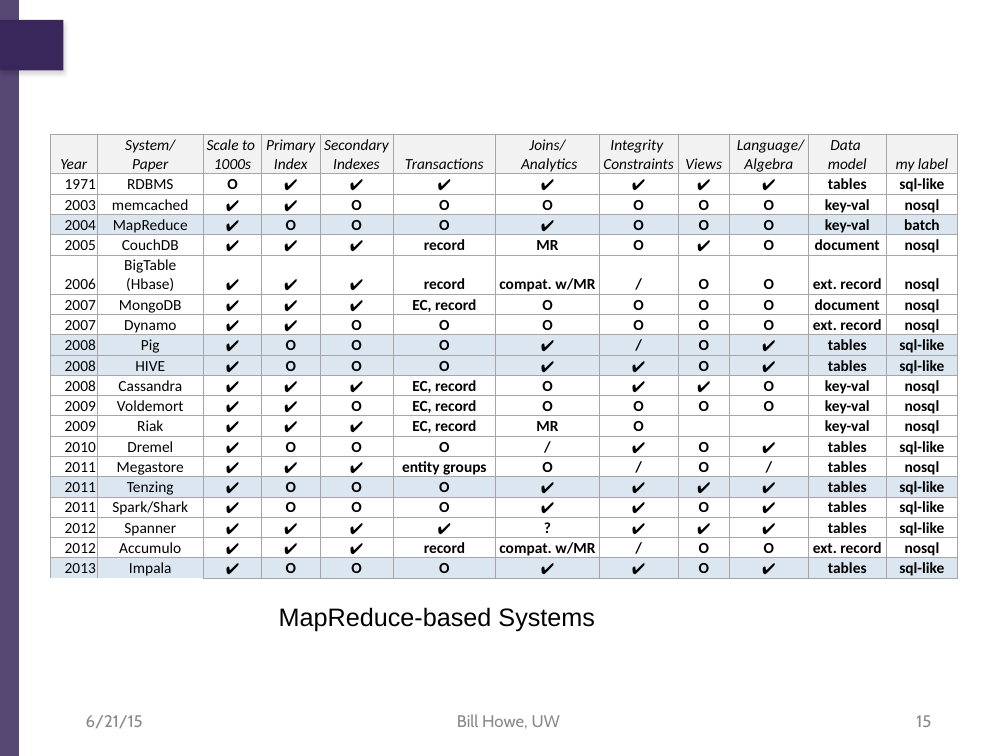
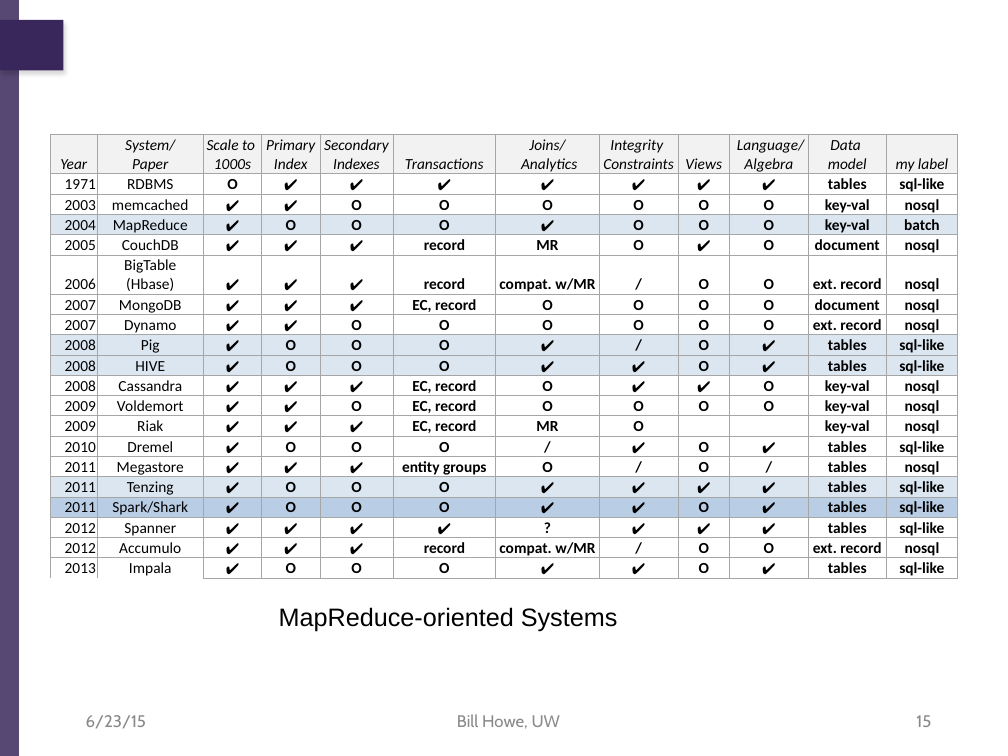
Before and after one commit to billhowe/datasci_course_materials, a slide deck: slide 15 of day1_data_management/part3_nosql/06_nosql.pptx. Drawn at 1008x756 pixels with LibreOffice and Linux fonts; fonts in the diff are those of the drawing; background and template pictures are left out. Boxes give left, top, right and bottom in pixels: in the first picture for what was removed or moved away, otherwise in the second. Text is boxed around its words. In the diff, an @@ line names an element or a change of style, - is before the commit and + after.

```diff
--- a/day1_data_management/part3_nosql/06_nosql.pptx
+++ b/day1_data_management/part3_nosql/06_nosql.pptx
@@ table at [50,134,958,580] @@
@@ fill none to #B9CDE5 in row 17 @@
@@ fill #DCE6F1 to none in row 20 @@
@@ text at [279,607,618,632]: text changed @@
-MapReduce-based Systems
+MapReduce-oriented Systems
@@ text at [86,715,146,729]: text changed @@
-6/21/15
+6/23/15
```
Also in this commit, not shown: 20 other slides changed, 7 slides added, 2 slides removed.
